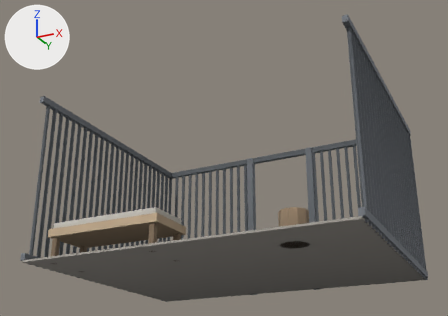
Two versions of the glTF model public/assets/island/jail-v1/jail_cell.glb, one commit apart.
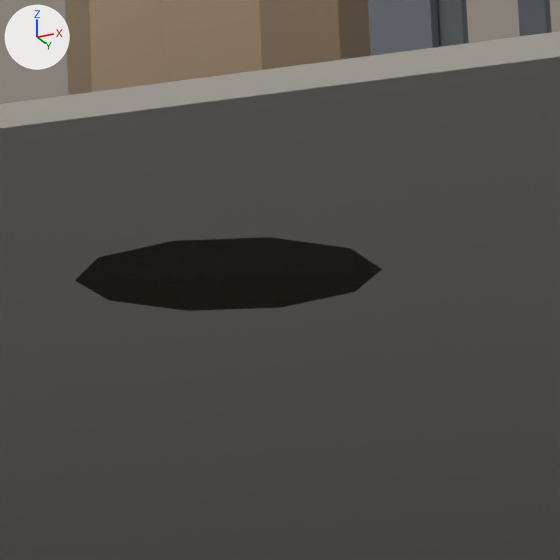
Each version is shown whole from a 50 mm lens placed at (4.11, -10.68, -1.97), pointed at (-0.11, -2.24, 1.83), then close up on the part from 61% to 73% of the width and 69% to 87% of the height. Every picture has the same lights, and +X, +Y and +Z are marked at upper left. The older version's two pictures come first. Where no turn or scale is listed for an object, it has been applied to the vertices. Vertices at exactly the same position are counted once.
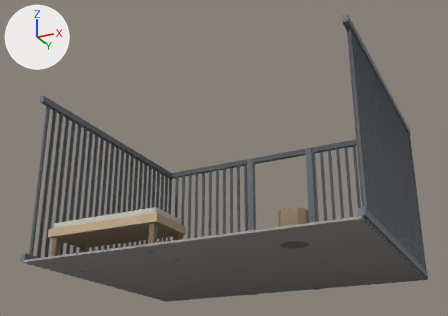
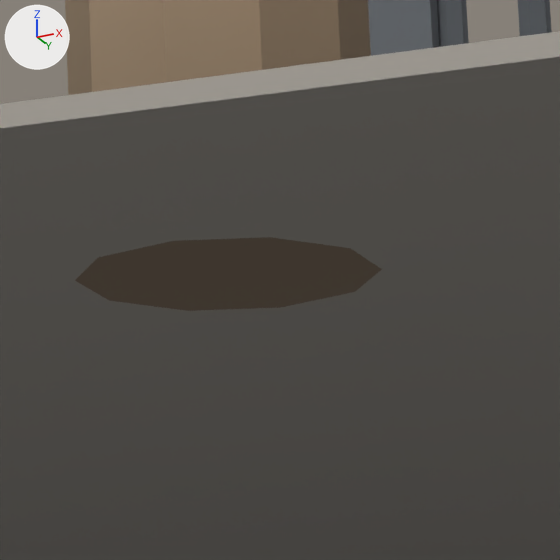
Boxes (x1, y1, x2, y2) around the edits, measured in the close-ups (560 x 560 px):
part 1 of me_mesh_0, reshaped: after (73, 235, 383, 313)

Diff of the bpy script that builds the scene:
```diff
--- a/public/assets/island/jail-v1/jail_cell.glb.py
+++ b/public/assets/island/jail-v1/jail_cell.glb.py
@@ me_mesh_0 @@
 # used by ob_mesh_0; location = (-2.54, 0.06, 0.0)
-me_mesh_0.from_pydata(...)  # 1016 vertices, 1676 faces; spans x 0.0..5.08, y -4.06..0.0, z 0.0..2.7
+me_mesh_0.from_pydata(...)  # 9525 vertices, 18004 faces; spans x 0.0..5.08, y -4.06..0.0, z 0.0..2.7
+# me_mesh_0 part 1: 1 vertex moved within x 5.03, y -0.08, z 0.0; 7631 vertices added at x 0.04..5.04, y -4.06..0.0, z 0.0
+# other edits to the shape of me_mesh_0 do not show in these pictures
 me_mesh_0.materials.append(mat_primary)
```
